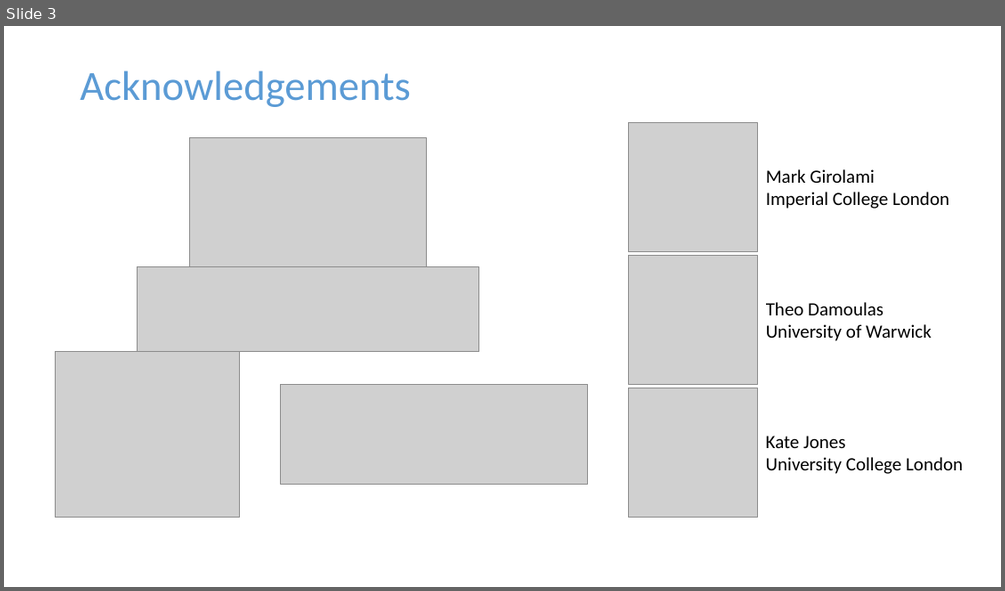
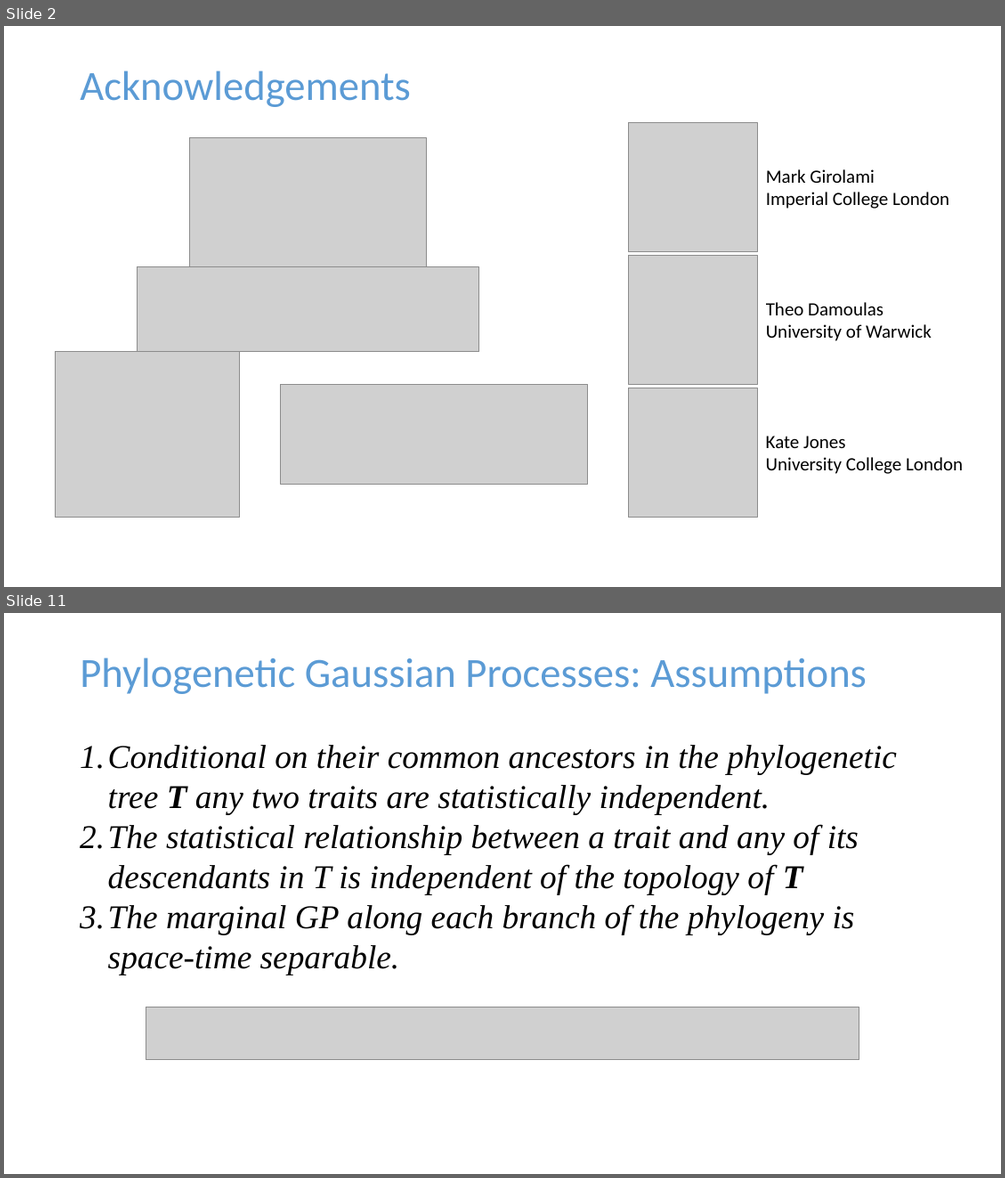
Before and after one commit to jpmeagher/SDS_Imperial, a slide deck: Presentation/Slides/Draft_0.pptx. Shown one above the other, each under a label of ours: slide 3 before the commit, slides 2 and 11 after it; the slides between them are not shown. The pictures are 1005x591 and 1005x1178 pixels, drawn with LibreOffice and Linux fonts; fonts in the diff are those of the drawing; grey boxes stand for pictures. Boxes give left, top, right and bottom in pixels: in the first picture for what was removed or moved away, otherwise in the second. Text is boxed around its words. In the diff, an @@ line names an element or a change of style, - is before the commit and + after.

```diff
--- a/Presentation/Slides/Draft_0.pptx
+++ b/Presentation/Slides/Draft_0.pptx
@@ slide 11 added at (x1=4, y1=613, x2=1001, y2=1174), background #FFFFFF @@
@@ title added at (x1=80, y1=657, x2=866, y2=694), 40 pt, text #5B9BD5 @@
+Phylogenetic Gaussian Processes: Assumptions
@@ text added at (x1=80, y1=745, x2=897, y2=974), 32 pt, text #000000, italic @@
+1. Conditional on their common ancestors in the phylogenetic tree T any two traits are statistically independent.
+2. The statistical relationship between a trait and any of its descendants in T is independent of the topology of T
+3. The marginal GP along each branch of the phylogeny is space-time separable.
@@ picture added at (x1=146, y1=1007, x2=859, y2=1060) @@
@@ what was slide 3 is now slide 2 @@
```
Also in this commit, not shown: 2 slides changed, 18 other slides added, 3 slides removed, 2 other files.
